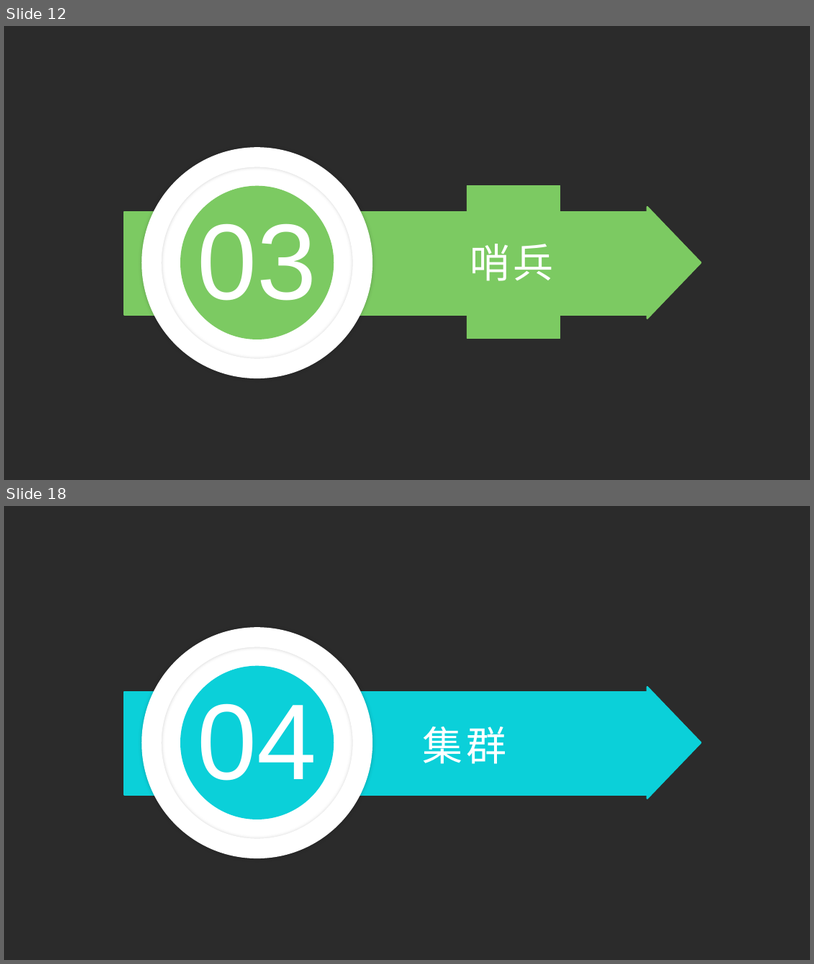
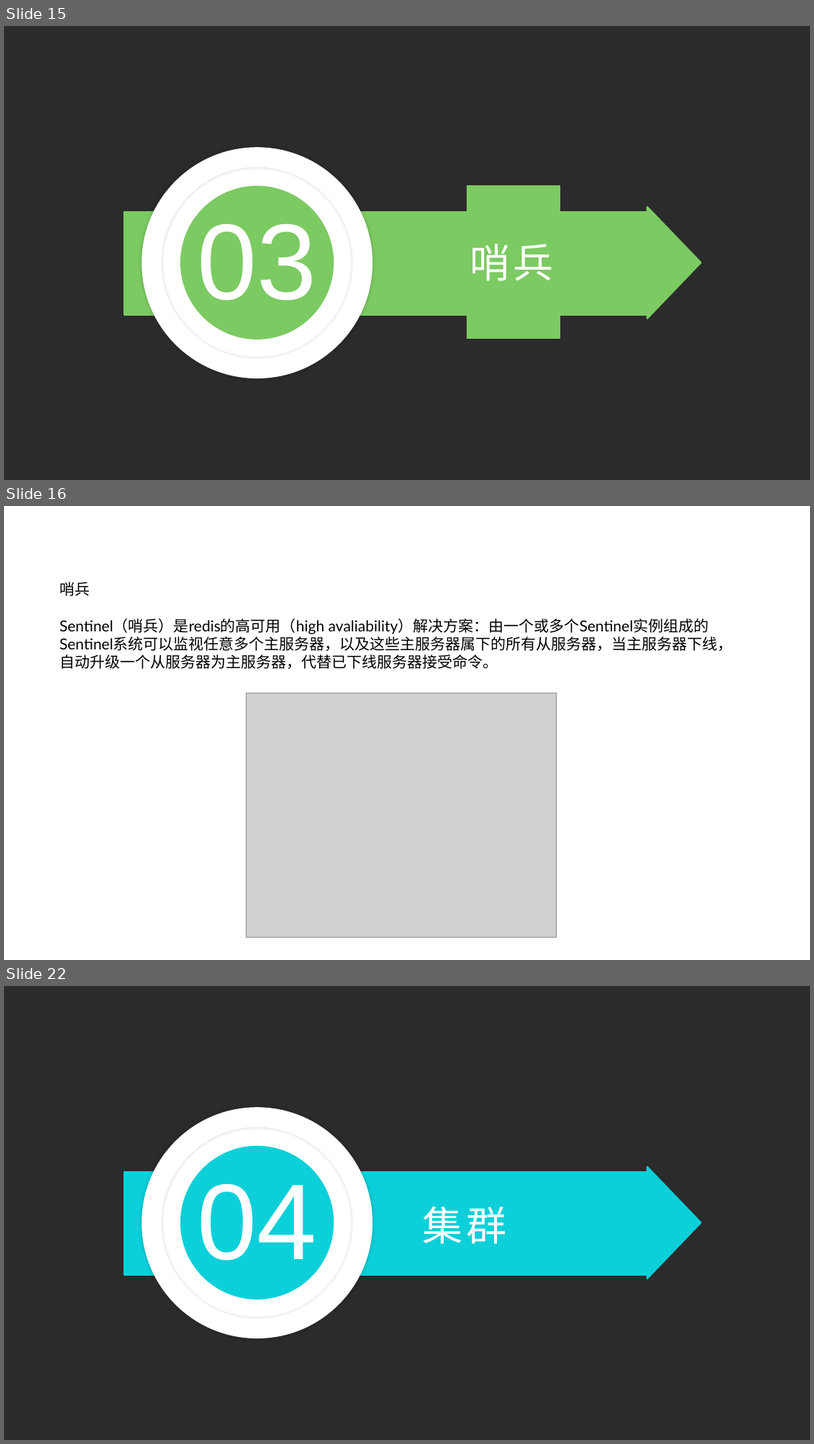
Before and after one commit to zhaozhiqiang8090/share-data, a slide deck: ppt/redis之多机数据库实现.pptx. Shown one above the other, each under a label of ours: slides 12 and 18 before the commit, slides 15, 16 and 22 after it; the slides between them are not shown. The pictures are 814x964 and 814x1444 pixels, drawn with LibreOffice and Linux fonts; fonts in the diff are those of the drawing; grey boxes stand for pictures; background and template pictures are left out; a plain dark background stands for a picture behind light text. Boxes give left, top, right and bottom in pixels: in the first picture for what was removed or moved away, otherwise in the second. Text is boxed around its words. In the diff, an @@ line names an element or a change of style, - is before the commit and + after.

```diff
--- a/ppt/redis之多机数据库实现.pptx
+++ b/ppt/redis之多机数据库实现.pptx
@@ slide 16 added at (x1=4, y1=506, x2=810, y2=960), background picture (left out) @@
@@ text added at (x1=59, y1=582, x2=733, y2=669), 18 pt, text #000000 @@
+哨兵
+Sentinel（哨兵）是redis的高可用（high avaliability）解决方案：由一个或多个Sentinel实例组成的Sentinel系统可以监视任意多个主服务器，以及这些主服务器属下的所有从服务器，当主服务器下线，自动升级一个从服务器为主服务器，代替已下线服务器接受命令。
@@ picture added at (x1=247, y1=693, x2=557, y2=937) @@
@@ what was slide 12 is now slide 15 @@
@@ what was slide 18 is now slide 22 @@
```
Also in this commit, not shown: 10 slides changed, 11 other slides added, 4 slides removed, 4 other files.
